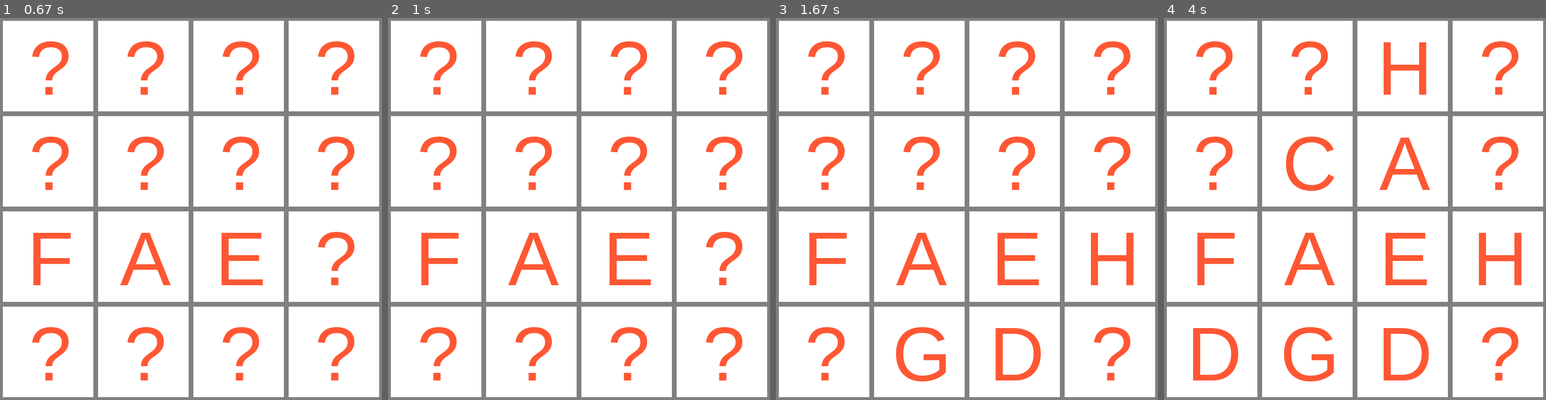
Above: before the commit, frames 1-4 (left to right).
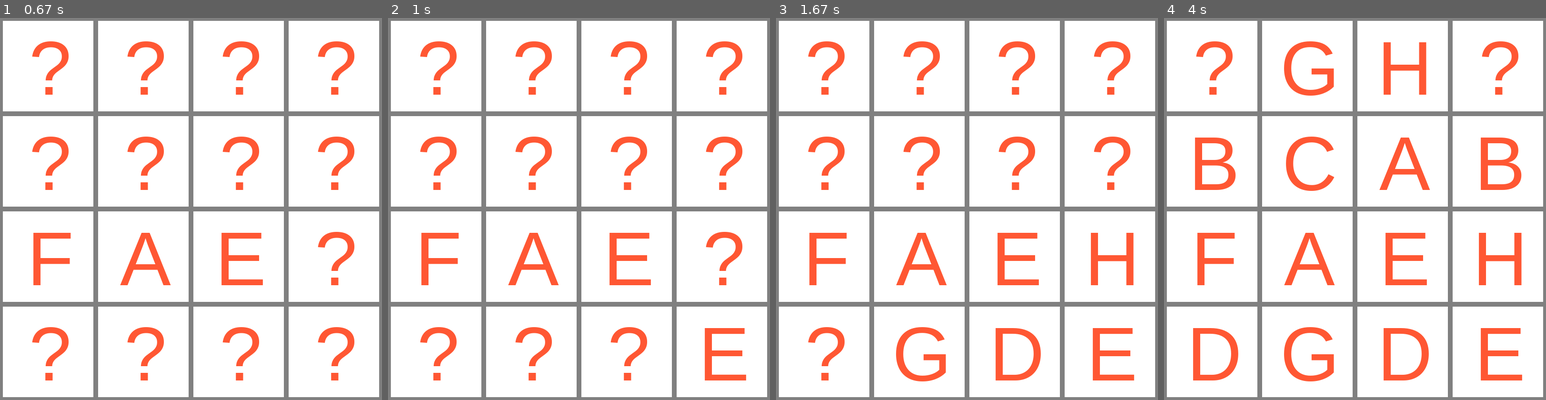
Above: after the commit, the same moments.

Repository: mmenavas/pygame-memory-game
Game: pygame game, started from app.py
The game is run twice, just before and just after one commit, with the same random seed, the same clock (stepped at 60 frames per second) and the same inputs.
Inputs (mouse positions are in pixels of both pictures, inside the frame that each line leads up to):
- Up to frame 1 (0.67 s): press the mouse at (95, 212) at 0.37 s; move the mouse to (164, 254) at 0.47 s; release the mouse at (229, 296) at 0.6 s
- Up to frame 2 (1 s): click (724, 350) at 0.72 s
- Up to frame 3 (1.67 s): press the mouse at (1112, 350) at 1.03 s; move the mouse to (1031, 331) at 1.13 s; release the mouse at (947, 312) at 1.27 s; press the mouse at (1112, 350) at 1.37 s; move the mouse to (1093, 312) at 1.47 s; release the mouse at (1070, 270) at 1.6 s
- Up to frame 4 (4 s): click (1290, 79) at 1.72 s; press the mouse at (1290, 79) at 2.03 s; move the mouse to (1366, 109) at 2.13 s; release the mouse at (1439, 140) at 2.27 s; click (1240, 132) at 2.38 s; press the mouse at (1240, 132) at 2.7 s; move the mouse to (1251, 136) at 2.8 s; release the mouse at (1267, 140) at 2.93 s; press the mouse at (1240, 132) at 3.03 s; move the mouse to (1236, 243) at 3.13 s; release the mouse at (1232, 357) at 3.27 s; click (1496, 205) at 3.88 s

Frame 1 is identical in both runs. In frame 2, 0.7% of the frame differs, in the area x 82-94%, y 80-95%; in frame 3, 0.7%; in frame 4, 2.6%, in the area x 8-94%, y 6-95%.

Commit message:
Refactor code
TODO:
- Hide cards when they don't match

Diff:
--- a/Game/Card.py
+++ b/Game/Card.py
@@ -23,7 +23,7 @@
     def get_value(self):
         return self.faceup if self.is_faceup else self.facedown
 
-    def is_faceup(self):
+    def is_on(self):
         return self.is_faceup
 
     def set_faceup(self, value):
--- a/Game/Cards.py
+++ b/Game/Cards.py
@@ -8,6 +8,7 @@
     cards = []
     matched = set()
     active = 0
+    unmatched = 0, 0
 
     def __init__(self, count, facedown = "?"):
 
@@ -28,36 +29,59 @@
     def get_cards(self):
         return self.cards
 
-    # TODO: Break function into two functions: play() and check()
-    # TODO: Replace self.active with self.card_1 and self.card_2.
-    #  Then use check() to find out if cards match or if game is over.
-    # TODO: Add validation to prevent faceup cards from being chosen.
     def play(self, position):
-        is_won = False;
-        self.cards[position].show()
-        self.print()
+        status_code_list = {
+            0: "invalid_card",
+            1: "pick_next_card",
+            2: "not_a_match",
+            3: "match",
+            4: "winner",
+        }
+
+        # Invalid card.
+        if self.cards[position].is_on():
+            print(status_code_list[0])
+            return status_code_list[0];
+
+        # Picking first card
         if not self.active:
             self.active = position
+            self.cards[position].show()
+            print(status_code_list[1])
+            return status_code_list[1];
+
+        # Picking second card.
+        self.cards[position].show()
+        if self.cards[self.active].get_value() == self.cards[position].get_value():
+            # It's a match.
+            self.matched.add(self.active)
+            self.matched.add(position)
+            if len(self.matched) == len(self.cards):
+                # Game over.
+                print(status_code_list[4])
+                return status_code_list[4];
+            self.active = 0
+            print(status_code_list[3])
+            return status_code_list[3];
         else:
-            if self.cards[self.active].get_faceup() == self.cards[position].get_faceup():
-                # TODO: return keys instead of printing messages
-                print("It's a match!")
-                self.matched.add(self.active)
-                self.matched.add(position)
-                if len(self.matched) == len(self.cards):
-                    is_won = True
-            else:
-                print("It's not a match.")
-                self.cards[position].hide()
-                self.cards[self.active].hide()
+            # Not a match.
+            # self.cards[position].hide()
+            # self.cards[self.active].hide()
+            self.unmatched = self.active, position
             self.active = 0
-        return is_won
+            print(status_code_list[2])
+            return status_code_list[2];
+
+    def hide_cards(self):
+        for i in self.unmatched:
+            if i > 0:
+                self.cards[i].hide()
 
     def print(self):
         output = ""
         for position, card in self.cards.items():
-            if card.is_faceup():
-                output += "{} ".format(card.value)
+            if card.is_on():
+                output += "{} ".format(card.get_value())
             else:
                 output += "{} ".format(position)
         print(output)
@@ -65,5 +89,5 @@
     def print_values(self):
         output = ""
         for position, card in self.cards.items():
-            output += "{} ".format(card.value)
+            output += "{} ".format(card.get_faceup())
         print(output)
--- a/app.py
+++ b/app.py
@@ -4,9 +4,10 @@
 
 
 class Tile(pygame.sprite.Sprite):
-    def __init__(self, card, font_size, font_color, bg_color, width, height, border, border_color, x_pos, y_pos):
+    def __init__(self, index, card, font_size, font_color, bg_color, width, height, border, border_color, x_pos, y_pos):
         pygame.sprite.Sprite.__init__(self)
         # Set properties
+        self.index = index
         self.card = card
         self.font_size = font_size
         self.font_color = font_color
@@ -29,7 +30,6 @@
         self.surf.blit(self.image, [border, border])
 
     def update(self, *args):
-        self.card.toggle()
         self.text = self.font.render(self.card.get_value(), 1, self.font_color)
         self.image.fill(self.bg_color)
         self.image.blit(self.text, [self.width/2 - self.text.get_width()/2, self.height/2 - self.text.get_height()/2])
@@ -75,6 +75,7 @@
     while x < settings.grid_x:
         coordinates = (x * settings.tile_width, y * settings.tile_height)
         tiles.add(Tile(
+            index + 1,
             cards[index + 1],
             settings.tile_font_size,
             settings.tile_font_color,
@@ -93,6 +94,7 @@
 
 # Variable to keep our main loop running
 running = True
+wait = False
 
 # Our main loop!
 while running:
@@ -110,12 +112,23 @@
 
     tiles.draw(screen)
 
+    # # Handle wait
+    if wait:
+        wait = False
+        # pygame.time.delay(1000)
+    #     cards_game.hide_cards()
+    #     tiles.update()
+    #     pygame.display.flip()
+
     # Handle click on card event
     mouse = pygame.mouse.get_pos()
     click = pygame.mouse.get_pressed()
     if click[0] == 1:
         for tile in tiles.get_sprites_at(mouse):
-            tile.update()
+            status = cards_game.play(tile.index)
+            if not status == 'invalid_card':
+                tile.update()
+                if status == 'not_a_match':
+                    wait = True
 
-    # # Update the display
     pygame.display.flip()
